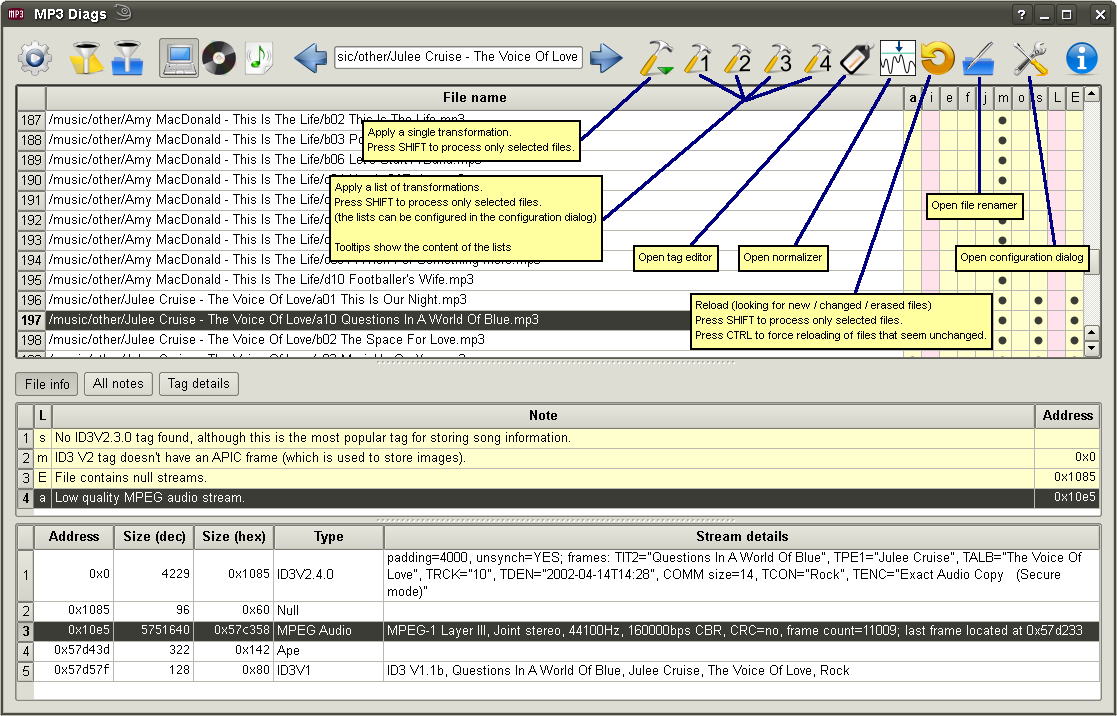
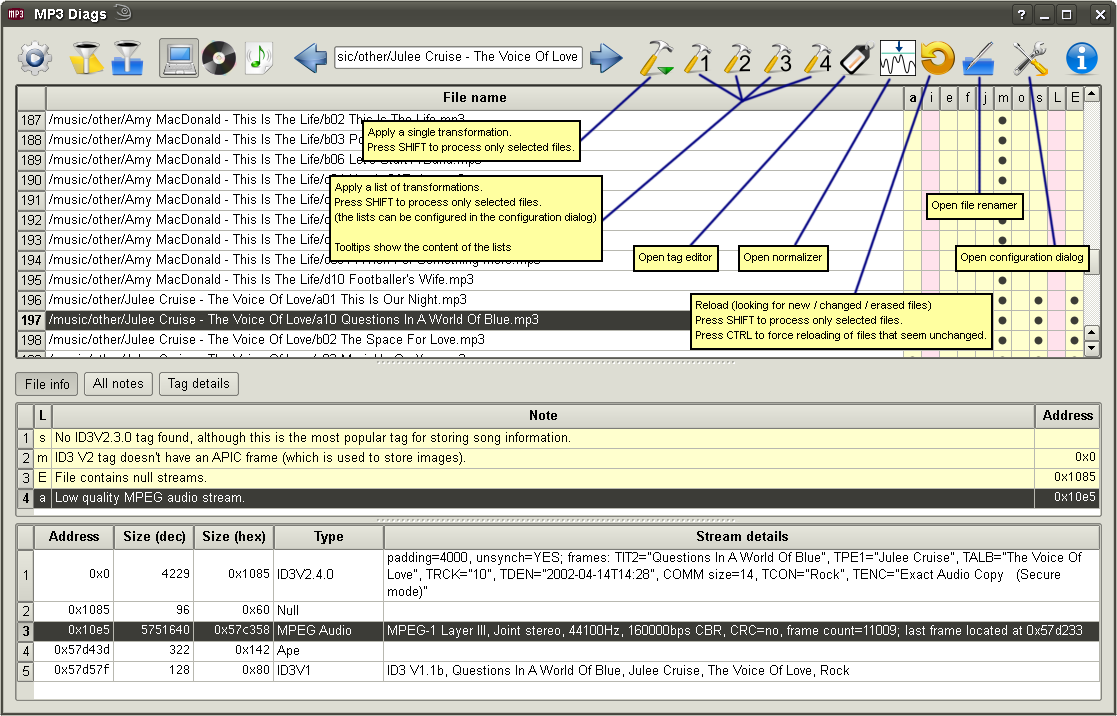
Comparing the layer stacks of the two 1117 × 716 images. Changes:
added layer "Pasted Layer#2" above "New Layer" over [581, 73, 1057, 293]
hid "New Layer" over [581, 74, 1056, 293]
